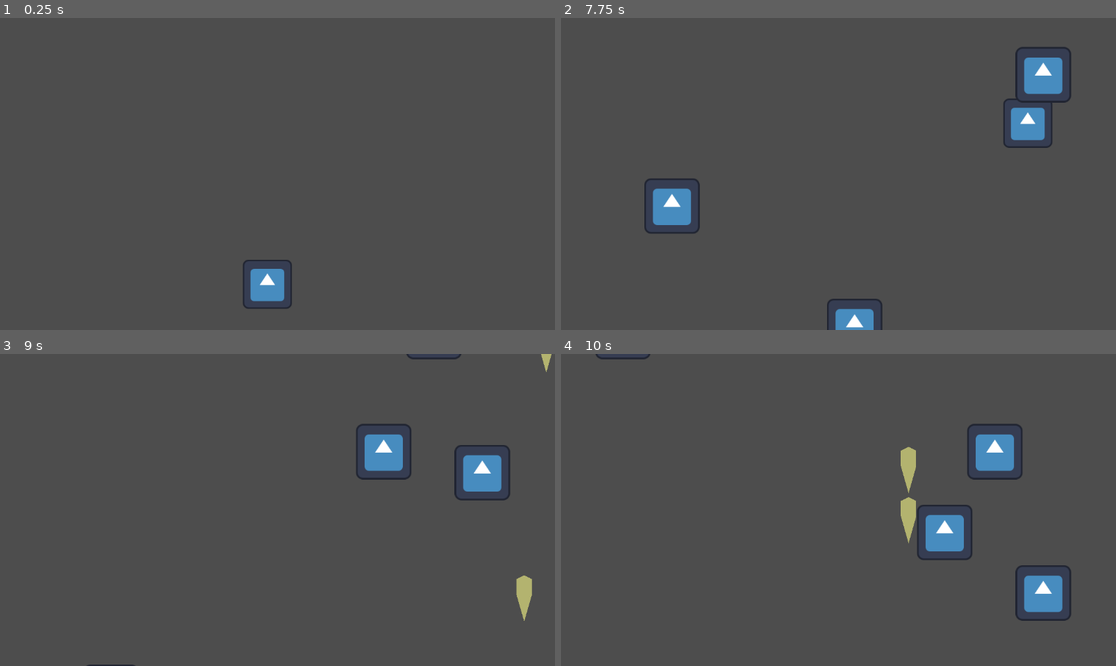
Above: before the commit, frames 1-4 (two rows, left to right).
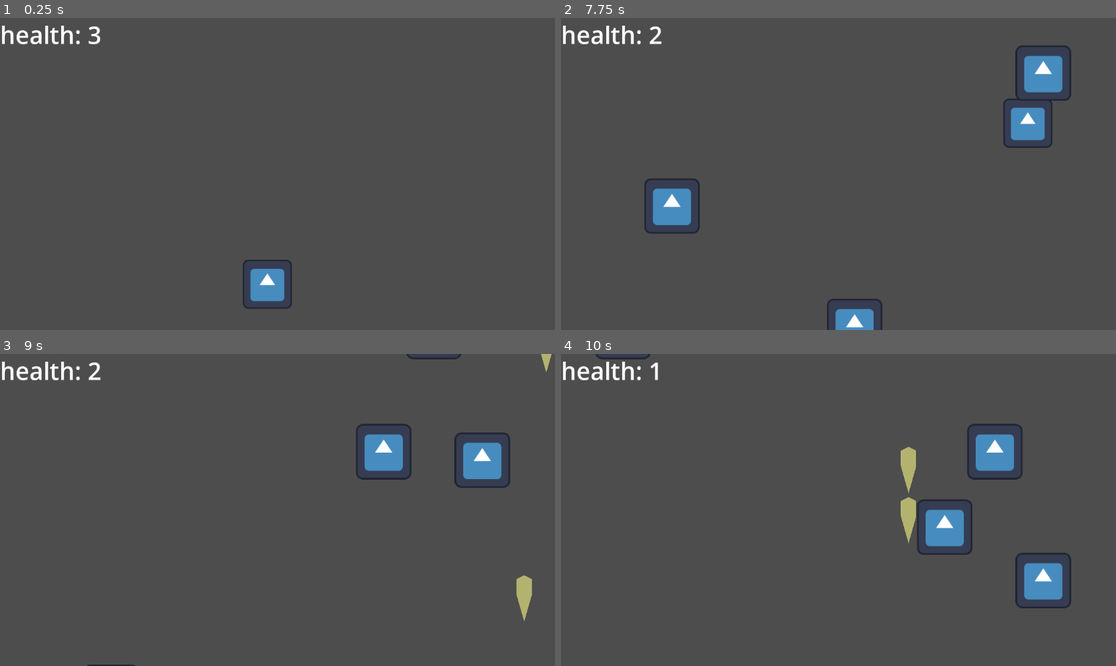
Above: after the commit, the same moments.

Repository: justinsly/shape-space
Game: Godot game, scene res://main.tscn
Two runs of this game, one before a commit and one after it. Both use one fixed random seed, a clock stepped at 60 frames per second and the inputs below. The engine's default icon, where the game draws it, is replaced by a stand-in: a white triangle on a blue panel in a dark square.
Inputs:
- Up to frame 1 (0.25 s): no input
- Up to frame 2 (7.75 s): tap Enter at 0.5 s; hold Right (move_right) 0.53-1.28 s; hold Space (shoot) 0.53-1.28 s; hold Down (move_down) 1.28-2.03 s; tap Space (shoot) every 1.5 s from 1.35 to 7.35 s; hold Right (move_right) 2.03-2.78 s; hold Space (shoot) 2.03-2.78 s; hold Up (move_up) 2.78-3.53 s; hold Space (shoot) 3.53-4.28 s; hold Left (move_left) 3.53-5.03 s; hold Down (move_down) 5.03-5.78 s; hold Space (shoot) 5.03-5.78 s; hold Right (move_right) 5.78-6.53 s; hold Up (move_up) 6.53-7.28 s; hold Space (shoot) 6.53-7.28 s; hold Right (move_right) from 7.28 s (still down)
- Up to frame 3 (9 s): release Right (move_right) at 8.03 s; hold Down (move_down) 8.03-8.78 s; hold Space (shoot) 8.03-8.78 s; hold Left (move_left) from 8.78 s (still down); tap Space (shoot) at 8.85 s
- Up to frame 4 (10 s): release Left (move_left) at 9.53 s; hold Up (move_up) from 9.53 s (still down); hold Space (shoot) from 9.53 s (still down)

The runs differ from the first frame. In frame 1, 0.4% of the frame differs, in the area x 0-19%, y 2-9%; in frame 2, 0.7%; in frame 3, 1.3%; in frame 4, 1.9%, in the area x 0-92%, y 2-86%.

Commit message:
initialize health system
slightly changes the speed of enemy knockback, moves the player health variable to a dedicated player variables script file (used for variables that would be used globally by multiple nodes)

Diff:
--- a/enemy.gd
+++ b/enemy.gd
@@ -20,7 +20,7 @@
 		$KnockTimer.start()
 		set_process(false)
 		while $KnockTimer.time_left > 0:
-			position.y -= 150 * delta
+			position.y -= 200 * delta
 			await get_tree().create_timer(0.01 * delta).timeout
 
 func _on_knock_timer_timeout():
--- a/main.gd
+++ b/main.gd
@@ -1,9 +1,13 @@
 extends Node
 
+## the enemy scene, preloaded for quick access
 @export var sceneenemy: PackedScene
-
 
 func _on_enemyspawner_timeout():
 	var enemy = sceneenemy.instantiate()
 	enemy.initialize(randf_range(8.0, 1144.0), -47)
 	add_child(enemy)
+
+
+func _on_player_hit():
+	$HUD/HealthLabel.text = "health: %s" % playervars.health
--- a/main.tscn
+++ b/main.tscn
@@ -38,4 +38,18 @@
 [node name="enemyspawner" type="Timer" parent="."]
 autostart = true
 
+[node name="HUD" type="Control" parent="."]
+layout_mode = 3
+anchors_preset = 0
+offset_right = 40.0
+offset_bottom = 40.0
+
+[node name="HealthLabel" type="Label" parent="HUD"]
+layout_mode = 0
+offset_right = 40.0
+offset_bottom = 23.0
+theme_override_font_sizes/font_size = 50
+text = "health: 3"
+
+[connection signal="hit" from="Player" to="." method="_on_player_hit"]
 [connection signal="timeout" from="enemyspawner" to="." method="_on_enemyspawner_timeout"]
--- a/player.gd
+++ b/player.gd
@@ -5,32 +5,34 @@
 # NOTE: i have no freaking idea on what am i doing but i didnt bother searching up a better method, so for now this signal handles the flickering during iframes
 signal flickerframe
 @export var scenebullet: PackedScene
-var health = 3
 var speed = 550
 # used for delays between shots
 var canfire = true
 # for invuln periods when player gets hit
 var iframes = false
+# for the player to know if its alive
+var alive = true
 
 func _physics_process(_delta):
 	var direction = Vector2.ZERO
-	if Input.is_action_pressed("move_right"):
-		direction.x = 1
-	if Input.is_action_pressed("move_left"):
-		direction.x = -1
-	if Input.is_action_pressed("move_up"):
-		direction.y = -1
-	if Input.is_action_pressed("move_down"):
-		direction.y = 1
+	if alive:
+		if Input.is_action_pressed("move_right"):
+			direction.x = 1
+		if Input.is_action_pressed("move_left"):
+			direction.x = -1
+		if Input.is_action_pressed("move_up"):
+			direction.y = -1
+		if Input.is_action_pressed("move_down"):
+			direction.y = 1
 
-	if Input.is_action_pressed("shoot"):
-		if canfire:
-			canfire = false
-			var bullet = scenebullet.instantiate()
-			bullet.position = position
-			bullet.position.y -= 30
-			get_parent().add_child(bullet)
-			$FireTimer.start()
+		if Input.is_action_pressed("shoot"):
+			if canfire:
+				canfire = false
+				var bullet = scenebullet.instantiate()
+				bullet.position = position
+				bullet.position.y -= 30
+				get_parent().add_child(bullet)
+				$FireTimer.start()
 
 
 	if direction != Vector2.ZERO:
@@ -46,20 +48,24 @@
 #FIXME: if the player is inside an enemy when the iframes runs out, they wont be considered as "hit"
 func _on_hitbox_area_entered(area):
 	if area.is_in_group("enemy"):
-		print("touched by enemy")
+		#print("touched by enemy")
 		if not iframes:
 			iframes = true
 			print("ow")
 			$IframeTimer.start()
-			health -= 1
-			if health <= 0:
+			playervars.health -= 1
+			if playervars.health <= 0:
+				playervars.health = 0
 				dieded.emit()
+				$CollisionShape2D.set_deferred("disabled", true)
+				$Hitbox/CollisionShape2D.set_deferred("disabled", true)
+				alive = false
 			flickerframe.emit()
 			hit.emit()
 
 
 func _on_iframe_timer_timeout():
-	print("noframe")
+	#print("noframe")
 	iframes = false
 
 
--- /dev/null
+++ b/playervars.gd
@@ -0,0 +1,3 @@
+extends Node
+
+var health = 3
--- a/project.godot
+++ b/project.godot
@@ -15,6 +15,10 @@
 config/features=PackedStringArray("4.4", "GL Compatibility")
 boot_splash/image="uid://dqvg78vj7u0gc"
 config/icon="res://icon.svg"
+
+[autoload]
+
+playervars="*res://playervars.gd"
 
 [display]
 
Not shown, added: playervars.gd.uid
